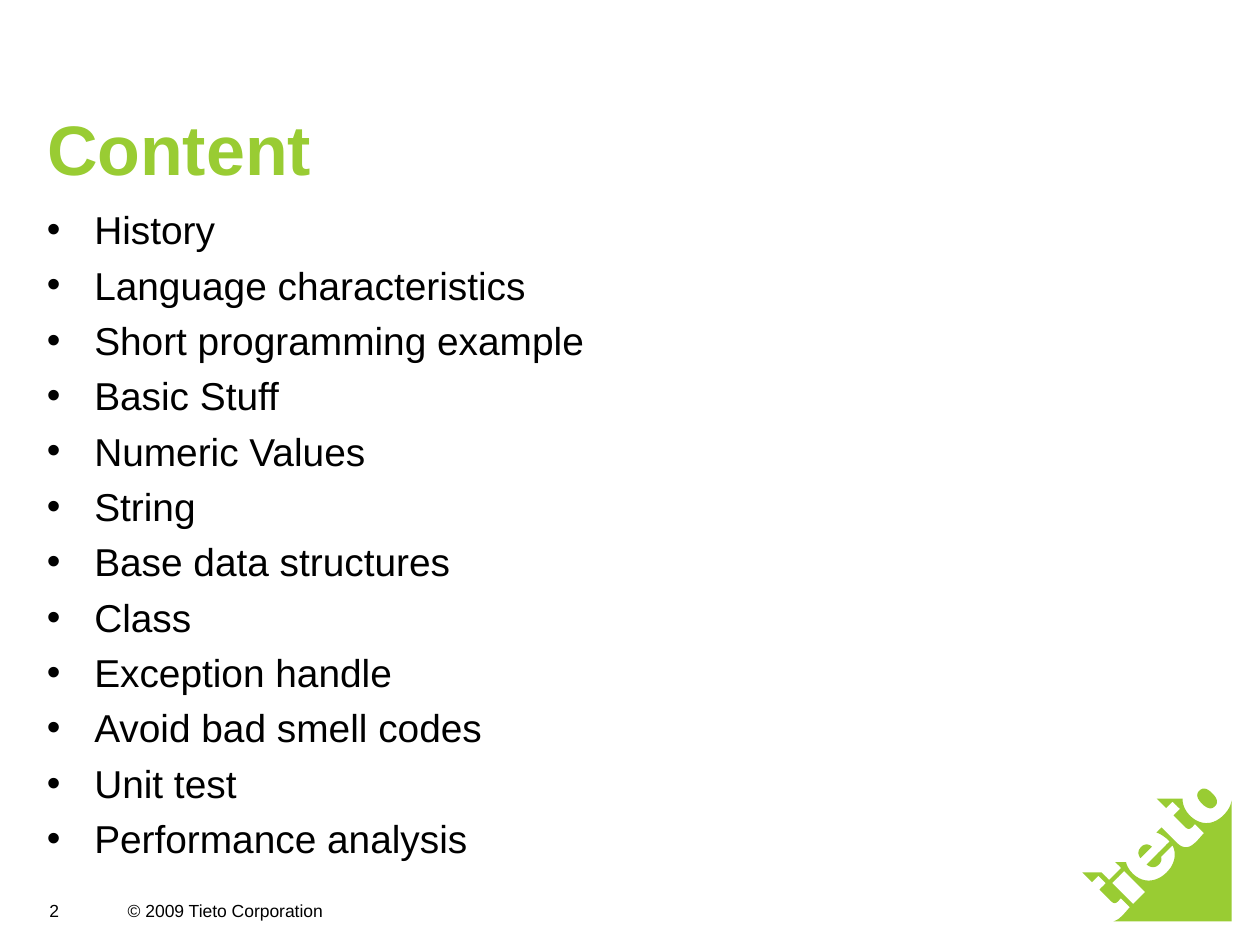
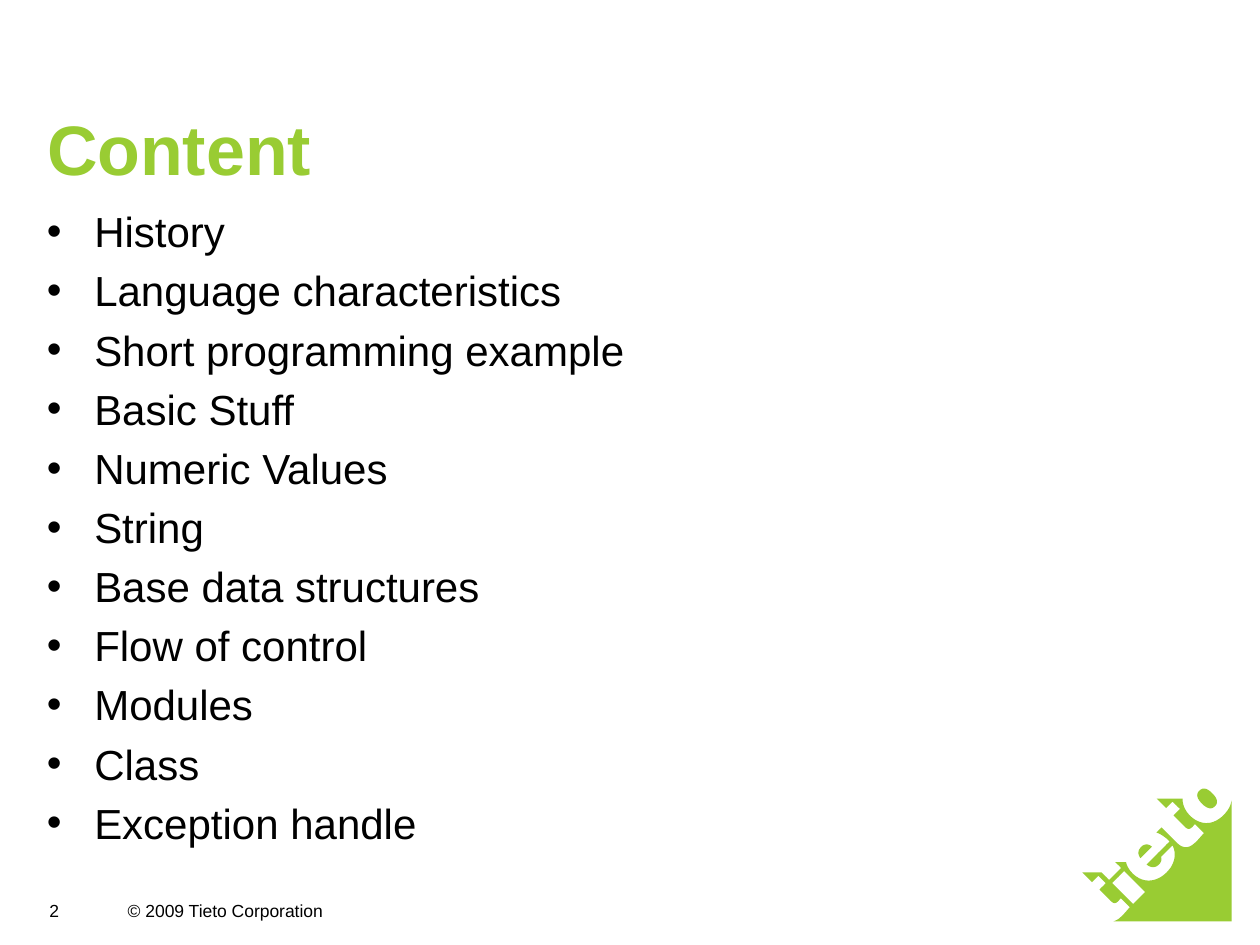
Before and after one commit to freebendy/python, a slide deck: slide 2 of python introduction.ppt. Drawn at 1260x945 pixels with LibreOffice and Linux fonts; fonts in the diff are those of the drawing. Boxes give left, top, right and bottom in pixels: in the first picture for what was removed or moved away, otherwise in the second. Text is boxed around its words. In the diff, an @@ line names an element or a change of style, - is before the commit and + after.

```diff
--- a/python introduction.ppt
+++ b/python introduction.ppt
@@ text at [94,216,624,847]: size 22.2 to 24 pt in "History", "Language characteristics", "Short programming example", "Basic Stuff" and 5 more places @@
@@ text at [94,630,367,721]: paragraphs added @@
+• Flow of control
+• Modules
@@ text at [94,714,482,860]: paragraphs removed @@
-• Avoid bad smell codes
-• Unit test
-• Performance analysis
```
Also in this commit, not shown: 5 slides added, 1 slide removed, 10 other files.
